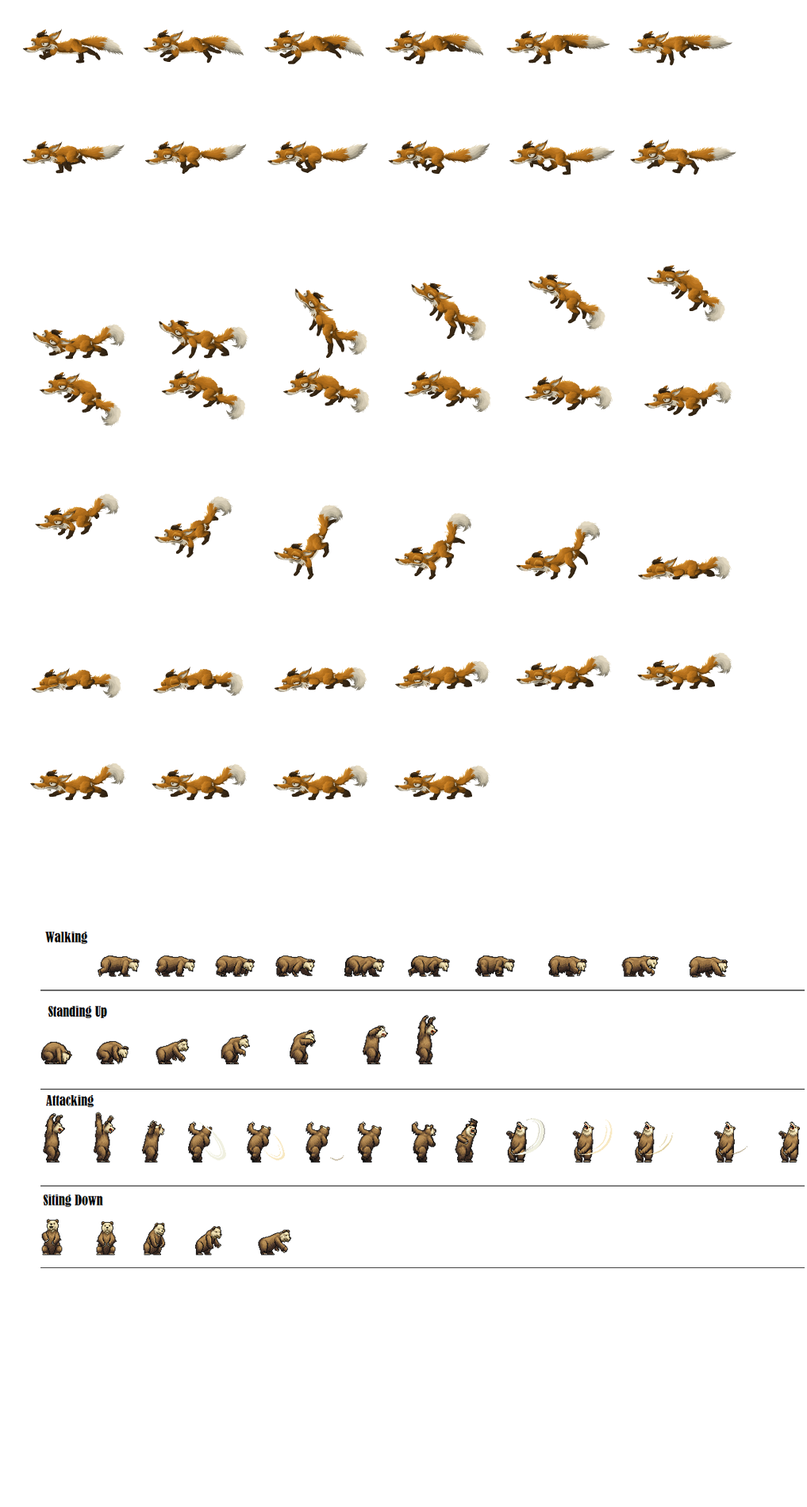
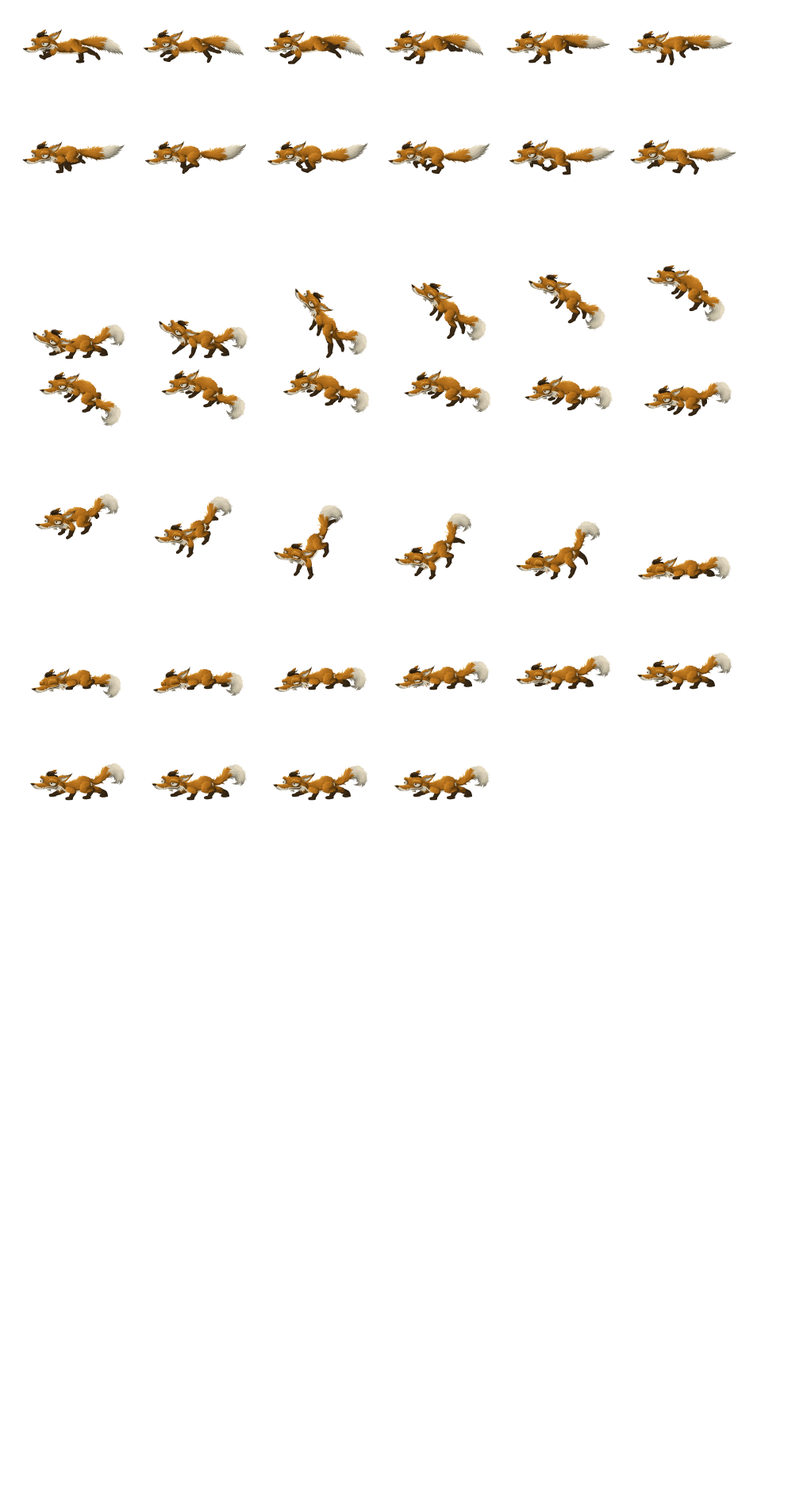
Layered file, before and after one edit (807x1507). Changes by layer:
removed layer "bear" over (40, 931, 805, 1268)
